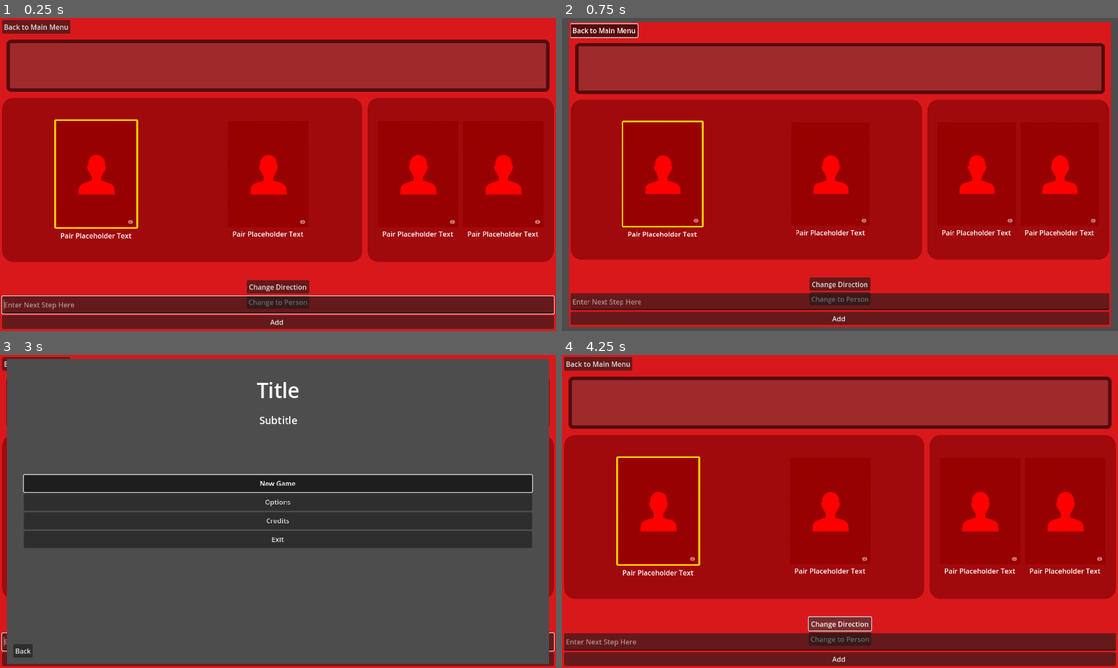
Above: before the commit, frames 1-4 (two rows, left to right).
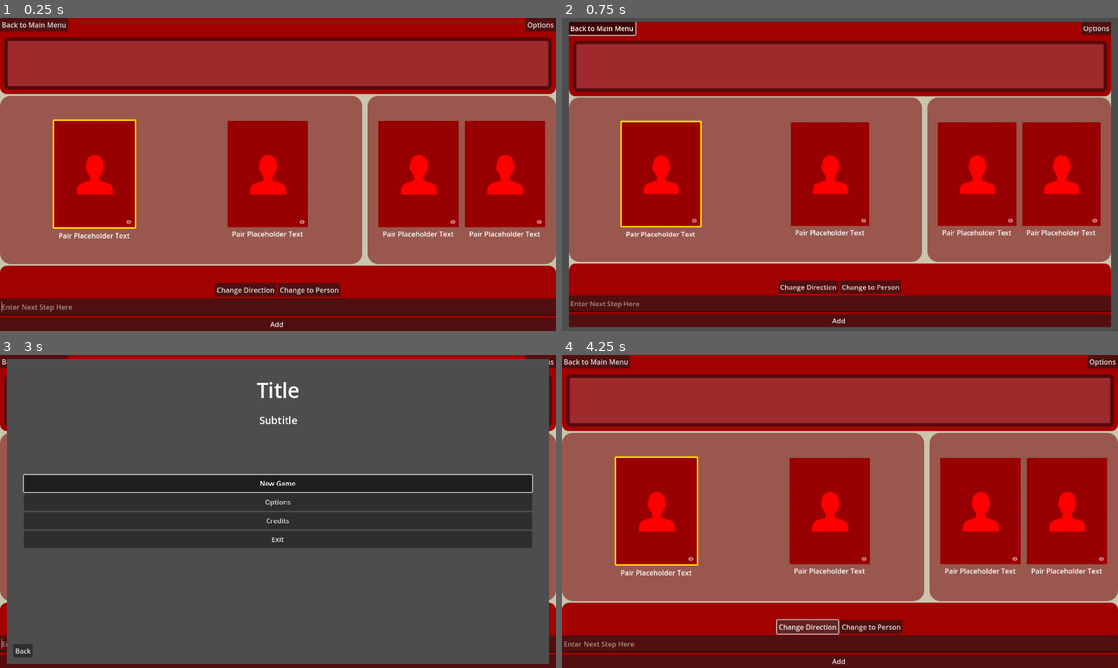
Above: after the commit, the same moments.

Repository: PlanetAriumGameStudio/movie-bluff-gameapp
Game: Godot game, scene res://scenes/game_scenes/daily_buff.tscn
The game is run twice, just before and just after one commit, with the same random seed, the same clock (stepped at 60 frames per second) and the same inputs. This scene is started directly instead of the project's main scene.
Inputs:
- Up to frame 1 (0.25 s): no input
- Up to frame 2 (0.75 s): click "Back to Main Menu" at 0.5 s
- Up to frame 3 (3 s): click "Options" at 1.25 s; click "Back" at 2 s; click "New Game" at 2.75 s
- Up to frame 4 (4.25 s): click "Change Direction" at 3.5 s

The runs differ from the first frame. In frame 1, 58% of the frame differs, in the area x 0-100%, y 0-100%; in frame 2, 56%; in frame 3, 4.2%; in frame 4, 58%.
Error in both runs: Invalid access to property or key 'images' on a base object of type 'Nil'. (res://scripts/menus/main_menu.gd:16)

Commit message:
feat: minor visual upgrades

Diff:
--- a/scenes/game_scenes/daily_buff.tscn
+++ b/scenes/game_scenes/daily_buff.tscn
@@ -7,7 +7,20 @@
 [ext_resource type="PackedScene" uid="uid://bo8gaqlalrqy4" path="res://scenes/menus/daily_submission_popup/bar_chart.tscn" id="5_2sjiv"]
 
 [sub_resource type="StyleBoxFlat" id="StyleBoxFlat_2sjiv"]
-bg_color = Color(0.85, 0.0935, 0.106108, 1)
+bg_color = Color(0.79, 0.76788, 0.6794, 1)
+
+[sub_resource type="StyleBoxFlat" id="StyleBoxFlat_xdbol"]
+bg_color = Color(0.639216, 0, 0, 1)
+corner_radius_bottom_right = 16
+corner_radius_bottom_left = 16
+
+[sub_resource type="StyleBoxFlat" id="StyleBoxFlat_kbjor"]
+bg_color = Color(0.64, 0, 0, 1)
+border_color = Color(0.45098, 0, 0, 1)
+corner_radius_top_left = 16
+corner_radius_top_right = 16
+
+[sub_resource type="StyleBoxEmpty" id="StyleBoxEmpty_2sjiv"]
 
 [sub_resource type="StyleBoxFlat" id="StyleBoxFlat_a0igo"]
 bg_color = Color(0.619608, 0.164706, 0.168627, 1)
@@ -41,29 +54,38 @@
 grow_vertical = 2
 theme_override_styles/panel = SubResource("StyleBoxFlat_2sjiv")
 
-[node name="ScreenContainer" type="MarginContainer" parent="PanelContainer"]
-layout_mode = 2
-theme_override_constants/margin_left = 5
-theme_override_constants/margin_top = 5
-theme_override_constants/margin_right = 5
-theme_override_constants/margin_bottom = 5
-
-[node name="ScreenVBoxContainer" type="VBoxContainer" parent="PanelContainer/ScreenContainer"]
-layout_mode = 2
-
-[node name="HeaderHBox" type="HBoxContainer" parent="PanelContainer/ScreenContainer/ScreenVBoxContainer"]
-layout_mode = 2
-
-[node name="BackButton" type="Button" parent="PanelContainer/ScreenContainer/ScreenVBoxContainer/HeaderHBox"]
+[node name="ScreenVBoxContainer" type="VBoxContainer" parent="PanelContainer"]
+layout_mode = 2
+
+[node name="HeaderContainer" type="PanelContainer" parent="PanelContainer/ScreenVBoxContainer"]
+layout_mode = 2
+theme_override_styles/panel = SubResource("StyleBoxFlat_xdbol")
+
+[node name="VBoxContainer" type="VBoxContainer" parent="PanelContainer/ScreenVBoxContainer/HeaderContainer"]
+layout_mode = 2
+
+[node name="HeaderHBox" type="HBoxContainer" parent="PanelContainer/ScreenVBoxContainer/HeaderContainer/VBoxContainer"]
+layout_mode = 2
+
+[node name="BackButton" type="Button" parent="PanelContainer/ScreenVBoxContainer/HeaderContainer/VBoxContainer/HeaderHBox"]
 layout_mode = 2
 text = "Back to Main Menu"
 
-[node name="DailyPath" parent="PanelContainer/ScreenContainer/ScreenVBoxContainer" instance=ExtResource("2_mh4ei")]
+[node name="Spacer" type="Control" parent="PanelContainer/ScreenVBoxContainer/HeaderContainer/VBoxContainer/HeaderHBox"]
+layout_mode = 2
+size_flags_horizontal = 3
+
+[node name="OptionsButton" type="Button" parent="PanelContainer/ScreenVBoxContainer/HeaderContainer/VBoxContainer/HeaderHBox"]
+layout_mode = 2
+text = "Options
+"
+
+[node name="DailyPath" parent="PanelContainer/ScreenVBoxContainer/HeaderContainer/VBoxContainer" instance=ExtResource("2_mh4ei")]
 unique_name_in_owner = true
 layout_mode = 2
 size_flags_horizontal = 1
 
-[node name="GameboardHBoxContainer" type="HSplitContainer" parent="PanelContainer/ScreenContainer/ScreenVBoxContainer"]
+[node name="GameboardHBoxContainer" type="HSplitContainer" parent="PanelContainer/ScreenVBoxContainer"]
 unique_name_in_owner = true
 layout_mode = 2
 size_flags_horizontal = 3
@@ -71,63 +93,54 @@
 dragging_enabled = false
 dragger_visibility = 1
 
-[node name="StartingPair" parent="PanelContainer/ScreenContainer/ScreenVBoxContainer/GameboardHBoxContainer" instance=ExtResource("1_bcfbp")]
+[node name="StartingPair" parent="PanelContainer/ScreenVBoxContainer/GameboardHBoxContainer" instance=ExtResource("1_bcfbp")]
 unique_name_in_owner = true
 layout_mode = 2
 size_flags_vertical = 1
 
-[node name="FinishingPair" parent="PanelContainer/ScreenContainer/ScreenVBoxContainer/GameboardHBoxContainer" instance=ExtResource("1_bcfbp")]
-unique_name_in_owner = true
-layout_mode = 2
-
-[node name="UserInputMargin" type="MarginContainer" parent="PanelContainer/ScreenContainer/ScreenVBoxContainer"]
+[node name="FinishingPair" parent="PanelContainer/ScreenVBoxContainer/GameboardHBoxContainer" instance=ExtResource("1_bcfbp")]
+unique_name_in_owner = true
+layout_mode = 2
+
+[node name="UserInputMargin" type="PanelContainer" parent="PanelContainer/ScreenVBoxContainer"]
 unique_name_in_owner = true
 custom_minimum_size = Vector2(0, 120)
 layout_mode = 2
 size_flags_horizontal = 3
-
-[node name="VBoxContainer" type="VBoxContainer" parent="PanelContainer/ScreenContainer/ScreenVBoxContainer/UserInputMargin"]
+theme_override_styles/panel = SubResource("StyleBoxFlat_kbjor")
+
+[node name="VBoxContainer" type="VBoxContainer" parent="PanelContainer/ScreenVBoxContainer/UserInputMargin"]
 custom_minimum_size = Vector2(0, 150)
 layout_mode = 2
 alignment = 2
 
-[node name="MiddleControls" type="Control" parent="PanelContainer/ScreenContainer/ScreenVBoxContainer/UserInputMargin/VBoxContainer"]
-layout_mode = 2
-size_flags_horizontal = 4
-
-[node name="MarginContainer" type="MarginContainer" parent="PanelContainer/ScreenContainer/ScreenVBoxContainer/UserInputMargin/VBoxContainer/MiddleControls"]
-layout_mode = 1
-anchors_preset = 15
-anchor_right = 1.0
-anchor_bottom = 1.0
-grow_horizontal = 2
-grow_vertical = 2
-
-[node name="VBoxContainer" type="VBoxContainer" parent="PanelContainer/ScreenContainer/ScreenVBoxContainer/UserInputMargin/VBoxContainer/MiddleControls/MarginContainer"]
-layout_mode = 2
-
-[node name="ChangeDirectionButton" type="Button" parent="PanelContainer/ScreenContainer/ScreenVBoxContainer/UserInputMargin/VBoxContainer/MiddleControls/MarginContainer/VBoxContainer"]
+[node name="VBoxContainer2" type="HBoxContainer" parent="PanelContainer/ScreenVBoxContainer/UserInputMargin/VBoxContainer"]
+layout_mode = 2
+alignment = 1
+
+[node name="ChangeDirectionButton" type="Button" parent="PanelContainer/ScreenVBoxContainer/UserInputMargin/VBoxContainer/VBoxContainer2"]
 layout_mode = 2
 text = "Change Direction"
 
-[node name="ChangeTypeToggleButton" type="Button" parent="PanelContainer/ScreenContainer/ScreenVBoxContainer/UserInputMargin/VBoxContainer/MiddleControls/MarginContainer/VBoxContainer"]
+[node name="ChangeTypeToggleButton" type="Button" parent="PanelContainer/ScreenVBoxContainer/UserInputMargin/VBoxContainer/VBoxContainer2"]
 unique_name_in_owner = true
 layout_mode = 2
 text = "Toggle Change Type"
 
-[node name="VBoxContainer" type="VBoxContainer" parent="PanelContainer/ScreenContainer/ScreenVBoxContainer/UserInputMargin/VBoxContainer"]
+[node name="VBoxContainer" type="VBoxContainer" parent="PanelContainer/ScreenVBoxContainer/UserInputMargin/VBoxContainer"]
 custom_minimum_size = Vector2(400, 0)
 layout_mode = 2
 size_flags_vertical = 8
 
-[node name="SubmissionInput" type="LineEdit" parent="PanelContainer/ScreenContainer/ScreenVBoxContainer/UserInputMargin/VBoxContainer/VBoxContainer"]
+[node name="SubmissionInput" type="LineEdit" parent="PanelContainer/ScreenVBoxContainer/UserInputMargin/VBoxContainer/VBoxContainer"]
 unique_name_in_owner = true
 custom_minimum_size = Vector2(0, 40)
 layout_mode = 2
+theme_override_styles/focus = SubResource("StyleBoxEmpty_2sjiv")
 placeholder_text = "Enter Next Step Here"
 keep_editing_on_text_submit = true
 
-[node name="SubmissionButton" type="Button" parent="PanelContainer/ScreenContainer/ScreenVBoxContainer/UserInputMargin/VBoxContainer/VBoxContainer"]
+[node name="SubmissionButton" type="Button" parent="PanelContainer/ScreenVBoxContainer/UserInputMargin/VBoxContainer/VBoxContainer"]
 unique_name_in_owner = true
 layout_mode = 2
 text = "Add "
@@ -151,8 +164,8 @@
 anchor_bottom = 1.0
 offset_left = 8.0
 offset_top = 8.0
-offset_right = -8.0
-offset_bottom = -8.0
+offset_right = 375.0
+offset_bottom = 248.0
 grow_horizontal = 2
 grow_vertical = 2
 theme_override_constants/separation = 15
@@ -177,12 +190,12 @@
 size_flags_vertical = 8
 text = "Submit Path"
 
-[connection signal="pressed" from="PanelContainer/ScreenContainer/ScreenVBoxContainer/HeaderHBox/BackButton" to="." method="_on_back_button_pressed"]
-[connection signal="game_completed" from="PanelContainer/ScreenContainer/ScreenVBoxContainer/DailyPath" to="." method="_on_daily_path_game_completed"]
-[connection signal="button_down" from="PanelContainer/ScreenContainer/ScreenVBoxContainer/UserInputMargin/VBoxContainer/MiddleControls/MarginContainer/VBoxContainer/ChangeDirectionButton" to="." method="_on_change_direction_button_button_down"]
-[connection signal="button_down" from="PanelContainer/ScreenContainer/ScreenVBoxContainer/UserInputMargin/VBoxContainer/MiddleControls/MarginContainer/VBoxContainer/ChangeTypeToggleButton" to="." method="_on_change_type_toggle_button_button_down"]
-[connection signal="text_submitted" from="PanelContainer/ScreenContainer/ScreenVBoxContainer/UserInputMargin/VBoxContainer/VBoxContainer/SubmissionInput" to="." method="_on_submission_input_text_submitted"]
-[connection signal="text_submitted" from="PanelContainer/ScreenContainer/ScreenVBoxContainer/UserInputMargin/VBoxContainer/VBoxContainer/SubmissionInput" to="PanelContainer/ScreenContainer/ScreenVBoxContainer/DailyPath" method="_on_submission_input_text_submitted"]
-[connection signal="button_down" from="PanelContainer/ScreenContainer/ScreenVBoxContainer/UserInputMargin/VBoxContainer/VBoxContainer/SubmissionButton" to="." method="_on_submission_button_button_down"]
-[connection signal="button_down" from="PanelContainer/ScreenContainer/ScreenVBoxContainer/UserInputMargin/VBoxContainer/VBoxContainer/SubmissionButton" to="PanelContainer/ScreenContainer/ScreenVBoxContainer/DailyPath" method="_on_submission_button_button_down"]
+[connection signal="pressed" from="PanelContainer/ScreenVBoxContainer/HeaderContainer/VBoxContainer/HeaderHBox/BackButton" to="." method="_on_back_button_pressed"]
+[connection signal="game_completed" from="PanelContainer/ScreenVBoxContainer/HeaderContainer/VBoxContainer/DailyPath" to="." method="_on_daily_path_game_completed"]
+[connection signal="button_down" from="PanelContainer/ScreenVBoxContainer/UserInputMargin/VBoxContainer/VBoxContainer2/ChangeDirectionButton" to="." method="_on_change_direction_button_button_down"]
+[connection signal="button_down" from="PanelContainer/ScreenVBoxContainer/UserInputMargin/VBoxContainer/VBoxContainer2/ChangeTypeToggleButton" to="." method="_on_change_type_toggle_button_button_down"]
+[connection signal="text_submitted" from="PanelContainer/ScreenVBoxContainer/UserInputMargin/VBoxContainer/VBoxContainer/SubmissionInput" to="." method="_on_submission_input_text_submitted"]
+[connection signal="text_submitted" from="PanelContainer/ScreenVBoxContainer/UserInputMargin/VBoxContainer/VBoxContainer/SubmissionInput" to="PanelContainer/ScreenVBoxContainer/HeaderContainer/VBoxContainer/DailyPath" method="_on_submission_input_text_submitted"]
+[connection signal="button_down" from="PanelContainer/ScreenVBoxContainer/UserInputMargin/VBoxContainer/VBoxContainer/SubmissionButton" to="." method="_on_submission_button_button_down"]
+[connection signal="button_down" from="PanelContainer/ScreenVBoxContainer/UserInputMargin/VBoxContainer/VBoxContainer/SubmissionButton" to="PanelContainer/ScreenVBoxContainer/HeaderContainer/VBoxContainer/DailyPath" method="_on_submission_button_button_down"]
 [connection signal="button_down" from="GameCompletionPopupPanel/VBoxContainer/DailySubmissionButton" to="." method="_on_submit_button_button_down"]
--- a/scenes/menus/daily_submission_popup/bar_chart.gd
+++ b/scenes/menus/daily_submission_popup/bar_chart.gd
@@ -27,26 +27,16 @@
 # The data should be an array of dictionaries, each with "steps" and "count".
 # e.g., [{"steps": 5, "count": 12}, {"steps": 6, "count": 25}]
 func populate_chart(results_data: Array) -> void:
-	if not Engine.is_editor_hint():
-		return
-
 	clear_bars()
 
 	if results_data.is_empty():
 		# TODO: Optionally show a "No data available" message.
 		return
-
 	# Find the highest player count to scale the other bars against.
 	var max_count = 0
 	for item in results_data:
 		if item.count > max_count:
 			max_count = item.count
-
-	var owner_node = get_tree().edited_scene_root
-	if owner_node == null:
-		# This can happen if the script is not attached to a scene root
-		# Or if the scene isn't saved yet
-		return
 
 	# Create and add a bar for each data point.
 	for item in results_data:
@@ -54,7 +44,6 @@
 		var label_text = "%d Steps" % item.steps
 		bar.name = "Bar_" + str(item.steps)
 		bars_container.add_child(bar)
-		bar.owner = owner_node
 		if bar is Control:
 			bar.set_data(item.count, max_count, label_text)
 
--- a/scripts/game_scenes/daily_path.gd
+++ b/scripts/game_scenes/daily_path.gd
@@ -37,22 +37,15 @@
 
 func get_full_path_json() -> Array:
 	var full_path_json = []
-	print(len(_path_from_start))
-	print(len(_path_from_finish))
-	if len(_path_from_start) >= 2:
-		print(_path_from_start[0])
-		print(_path_from_start[1])
 
 	print("Handle Path From Start")
 	for path_node in _path_from_start:
 		var packed_node = path_node.pack()
-		print(packed_node)
 		full_path_json.append(packed_node)
 
 	print("Handle Path From Finish")
 	for path_node in _path_from_finish:
 		var packed_node = path_node.pack()
-		print(packed_node)
 		full_path_json.append(packed_node)
 
 	print("FullPathComplete")
@@ -89,21 +82,13 @@
 		else:
 			path_exists = false
 
-	if path_exists:
-		print("yay")
-	else:
-		print("nay")
 	return path_exists
 
 func _on_submission_button_button_down() -> void:
 	if _check_path_completeness():
 		game_completed.emit()
-	else:
-		print("Nay")
 
 
-func _on_submission_input_text_submitted(new_text: String) -> void:
+func _on_submission_input_text_submitted(_new_text: String) -> void:
 	if _check_path_completeness():
 		game_completed.emit()
-	else:
-		print("Nay")
--- a/scripts/global_scripts/bluff_client.gd
+++ b/scripts/global_scripts/bluff_client.gd
@@ -46,5 +46,4 @@
 
 func _on_config_received(result, response_code, headers, body):
 	var json = JSON.parse_string(body.get_string_from_utf8())
-	print(json)
 	Globals.set_image_base_url(json["images"]["base_url"])
--- a/scripts/global_scripts/login_manager.gd
+++ b/scripts/global_scripts/login_manager.gd
@@ -130,8 +130,6 @@
 
 	print("Polling for status with state: %s" % _google_login_state)
 	var url = "%s/auth/poll/%s" % [SERVER_BASE_URL, _google_login_state]
-	print(SERVER_BASE_URL)
-	print(url)
 	_google_poll_request.request(url)
 
 # --- Signal Handlers for HTTPRequest ---
Not shown: 1 places in scenes/game_scenes/daily_buff.tscn that only renumber resources
